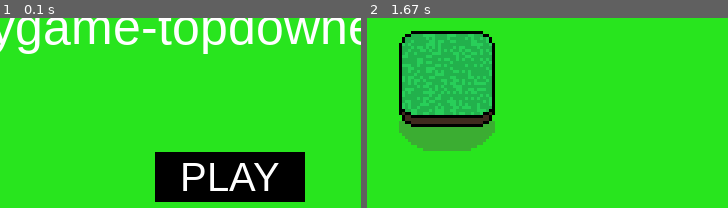
Above: before the commit, frames 1-2 (left to right).
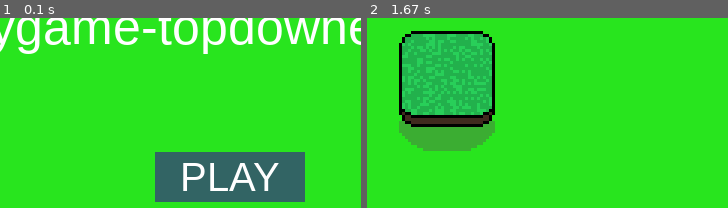
Above: after the commit, the same moments.

Repository: shaurya-sharma-dev/pygame-topdownengine
Game: pygame game, started from examples/basic_usage.py
Two runs of this game, one before a commit and one after it. Both use one fixed random seed, a clock stepped at 60 frames per second and the inputs below.
Inputs (mouse positions are % of the whole screen's width and height, from its top left):
- Up to frame 1 (0.1 s): no input
- Up to frame 2 (1.67 s): right-click (58, 93) at 0.38 s; hold D 0.67-1.13 s; move the mouse to (outside the picture) at 0.7 s; hold W 1.17-1.47 s
The pictures show only the part of the screen within x 30-80%, y 50-100%; the shares and areas given below are measured in that part.

The runs differ from the first frame. In frame 1, 9.9% of the frame differs, in the area x 42-85%, y 70-97%; in frame 2, nothing differs.

Commit message:
Change the play button color in the tutorial/example to be blue instead of pure black.
Signed-off-by: Shaurya Sharma 65916881+shaurya-sharma-dev@users.noreply.github.com

Diff:
--- a/examples/basic_usage.py
+++ b/examples/basic_usage.py
@@ -22,7 +22,7 @@
 
 play_btn = Button((450, 350), on_click=lambda: setattr(game, "active_scene_key", "gameplay"))
 play_btn.image = pg.Surface((150, 50))
-play_btn.image.fill((0, 0, 0))
+play_btn.image.fill((50, 100, 100))
 font.draw_text("PLAY", 75, 25, 40, play_btn.image, (255, 255, 255))
 
 # Add the header + play button to the main menu
--- a/examples/lighting_system.py
+++ b/examples/lighting_system.py
@@ -22,7 +22,7 @@
 
 play_btn = Button((450, 350), on_click=lambda: setattr(game, "active_scene_key", "gameplay"))
 play_btn.image = pg.Surface((150, 50))
-play_btn.image.fill((0, 0, 0))
+play_btn.image.fill((50, 100, 100))
 font.draw_text("PLAY", 75, 25, 40, play_btn.image, (255, 255, 255))
 
 # Add the header + play button to the main menu
Not shown, changed: README.md
Not shown, changed: docs/tutorial/1_quickstart.md
